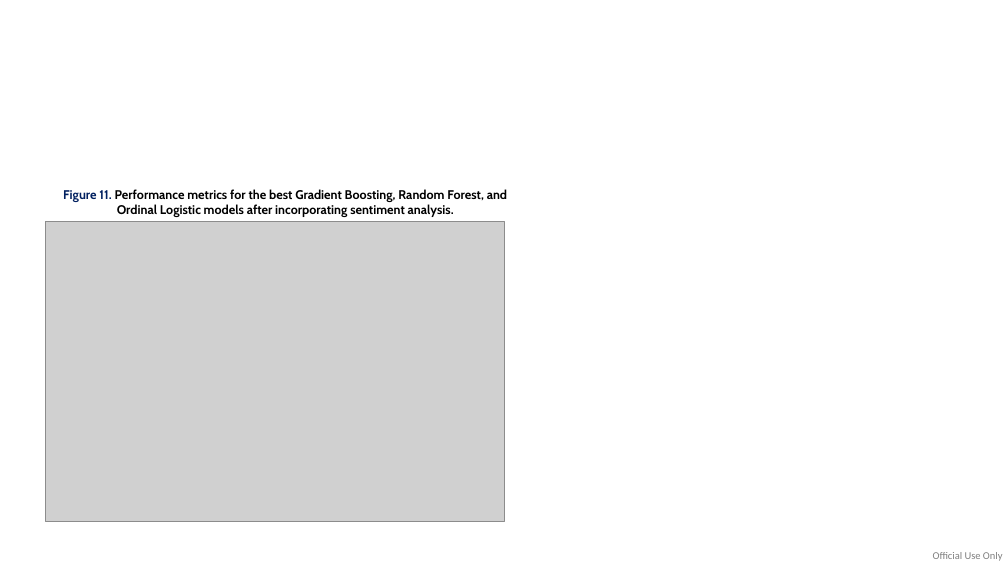
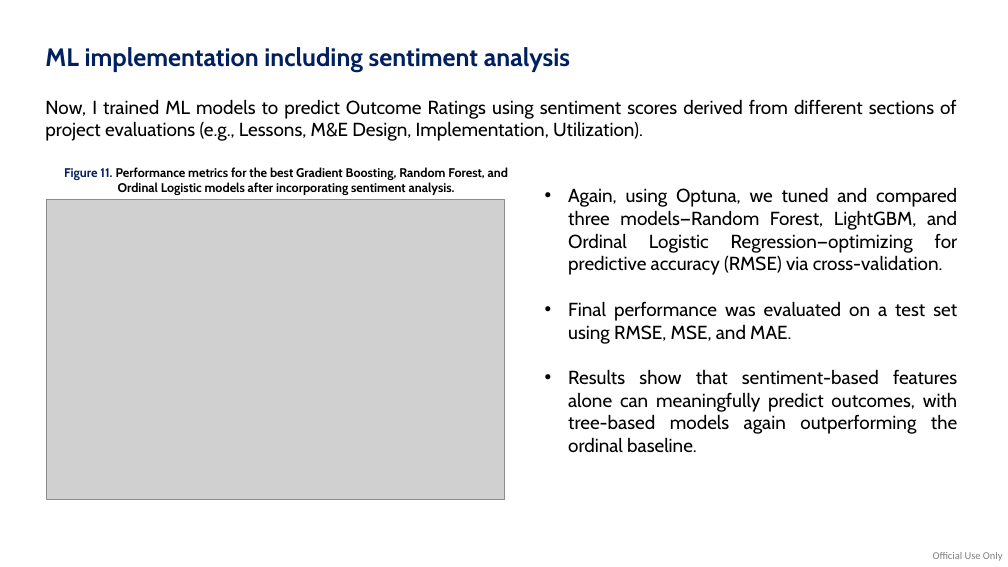
Before and after one commit to diegopaal/IEG-Interview, a slide deck: slide 12 of 3_Outputs/Diego Parra - IEG Interview.pptx (slide 9 before the commit). Drawn at 1008x567 pixels with LibreOffice and Linux fonts; fonts in the diff are those of the drawing; grey boxes stand for pictures. Boxes give left, top, right and bottom in pixels: in the first picture for what was removed or moved away, otherwise in the second. Text is boxed around its words. In the diff, an @@ line names an element or a change of style, - is before the commit and + after.

```diff
--- a/3_Outputs/Diego Parra - IEG Interview.pptx
+++ b/3_Outputs/Diego Parra - IEG Interview.pptx
@@ text added at [45, 47, 570, 72], 24 pt, text #002060, bold @@
+ML implementation including sentiment analysis
@@ text added at [45, 99, 957, 141], 18 pt, text #000000 @@
+Now, I trained ML models to predict Outcome Ratings using sentiment scores derived from different sections of project evaluations (e.g., Lessons, M&E Design, Implementation, Utilization).
@@ text "Figure 11. Performance metrics for ...": place and size @@
-text "Figure 11. Performance metrics for ..." at [63, 189, 507, 217]
+text "Figure 11. Performance metrics for ..." at [64, 167, 508, 195]
@@ picture: place and size @@
-picture at [45, 222, 504, 522]
+picture at [46, 200, 505, 500]
@@ text added at [568, 187, 958, 452], 18 pt, text #000000 @@
+• Again, using Optuna, we tuned and compared three models—Random Forest, LightGBM, and Ordinal Logistic Regression—optimizing for predictive accuracy (RMSE) via cross-validation.
+• Final performance was evaluated on a test set using RMSE, MSE, and MAE.
+• Results show that sentiment-based features alone can meaningfully predict outcomes, with tree-based models again outperforming the ordinal baseline.
```
Also in this commit, not shown: 11 other slides changed, 3 slides added.
